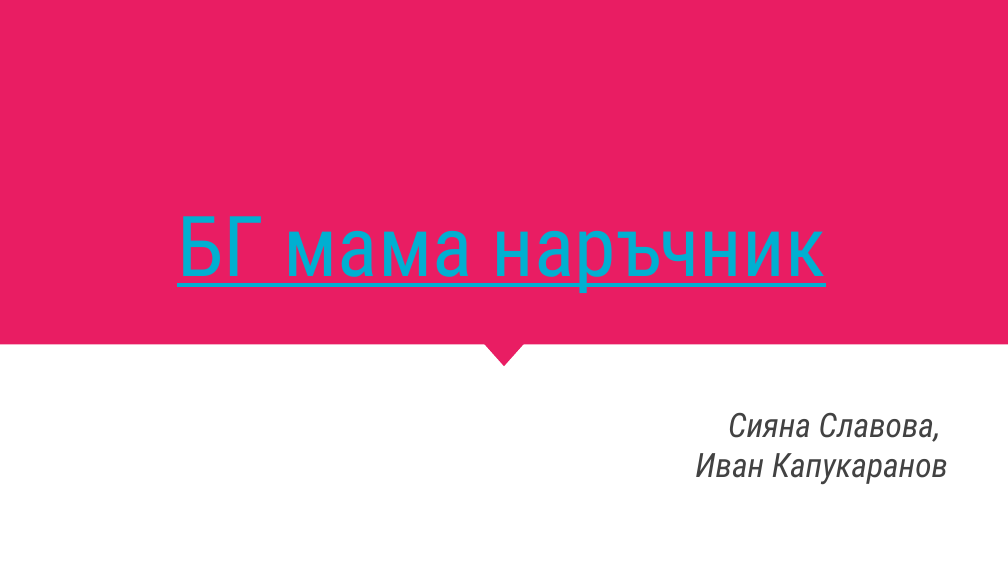
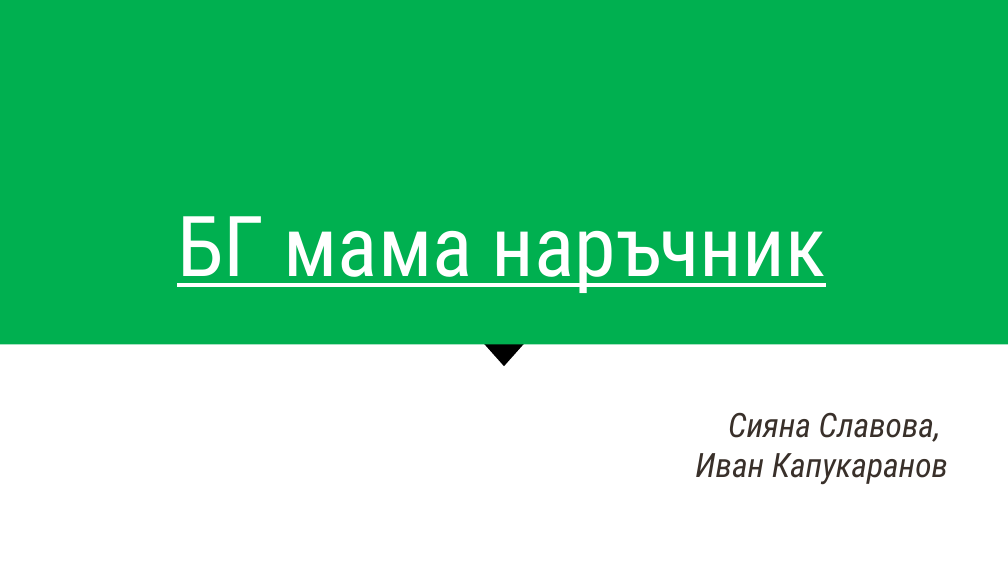
Before and after one commit to skeleta/BGMamaProject, a slide deck: slide 1 of documentation/БГ мама наръчник - НЛП.pptx. Drawn at 1008x567 pixels with LibreOffice and Linux fonts; fonts in the diff are those of the drawing. Boxes give left, top, right and bottom in pixels: in the first picture for what was removed or moved away, otherwise in the second. Text is boxed around its words. In the diff, an @@ line names an element or a change of style, - is before the commit and + after.

```diff
--- a/documentation/БГ мама наръчник - НЛП.pptx
+++ b/documentation/БГ мама наръчник - НЛП.pptx
@@ rectangle at [0, 0, 1008, 345]: fill #E91D63 to #00B050 @@
@@ title "БГ мама наръчник" at [177, 216, 826, 293]: text colour #01AFD1 to #FFFFFF @@
@@ triangle at [466, 324, 542, 366]: fill #E91D63 to #000000 @@
@@ subtitle "Сияна Славова," at [695, 412, 948, 485]: text colour #424242 to #39302A @@
```
Also in this commit, not shown: 7 other slides changed.
